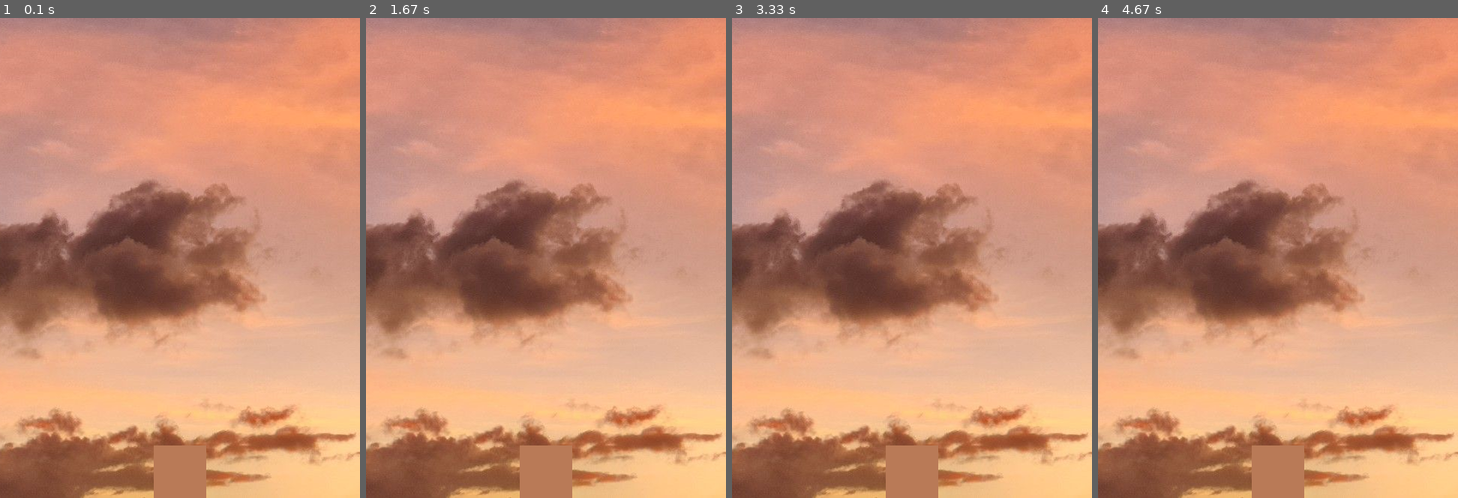
Above: before the commit, frames 1-4 (left to right).
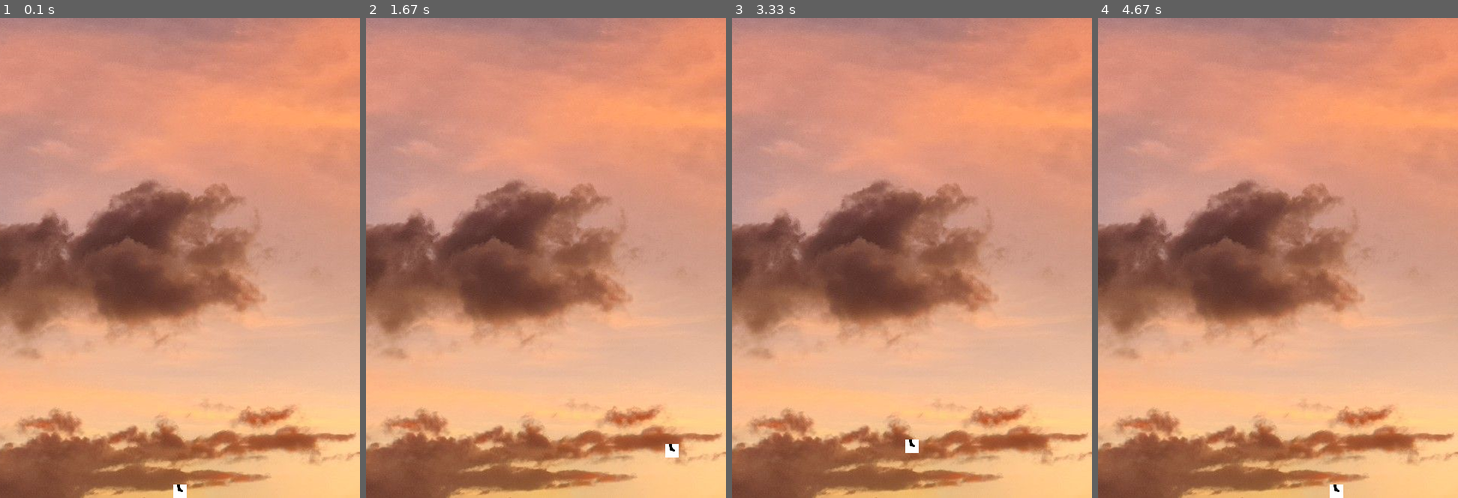
Above: after the commit, the same moments.

Repository: MissionNA/python
Game: pygame game, started from pygame_basic/4_keyboard_event.py
Same seed, same stepped clock (60 frames per second), same inputs: the game is played once before the commit and once after it.
Inputs:
- Up to frame 1 (0.1 s): no input
- Up to frame 2 (1.67 s): hold Right 0.33-0.8 s; hold Up 0.83-1.13 s; hold Right 1.17-1.63 s
- Up to frame 3 (3.33 s): hold Left 1.67-2.2 s; hold Down 2.23-2.53 s; hold Left 2.57-2.97 s; hold Up from 3 s (still down)
- Up to frame 4 (4.67 s): release Up at 3.37 s; hold Right 3.4-4.03 s; hold Down 4.07-4.43 s; hold Left from 4.47 s (still down)

The runs differ from the first frame. In frame 1, 1.3% of the frame differs, in the area x 42-58%, y 89-100%; in frame 2, 1.4%, in the area x 42-87%, y 88-100%; in frame 3, 1.4%; in frame 4, 1.4%.

Commit message:
2023-02-11

Diff:
--- a/pygame_basic/3_main_sprite.py
+++ b/pygame_basic/4_keyboard_event.py
@@ -1,5 +1,4 @@
 import pygame
-
 pygame.init #반드시 초기화해주기
 
 #화면크기 설정
@@ -8,14 +7,14 @@
 screen = pygame.display.set_mode((screen_width,screen_heigth)) #튜플로 고정함
 
 #화면 타이틀 설정
-pygame.display.set_caption('천문걸 게임') #게임이름
+pygame.display.set_caption('한문철 게임') #게임이름
 
 #배경이미지 불러오기
 background=pygame.image.load('D:\python\pygame_basic\\background.png')
 
 
 # 캐릭터 불러오기
-character=pygame.image.load('D:\python\pygame_basic\\character.png')
+character=pygame.image.load('D:\python\pygame_basic\\hharacter.png')
 character_size=character.get_rect().size #이미지크기 구하기
 character_width=character_size[0] #캐릭터 가로크기
 character_heigth=character_size[1] #캐릭터 세로크기
@@ -26,6 +25,11 @@
 
 
 
+# 이동할 좌표
+to_x = 0
+to_y = 0
+
+
 
 #이벤트 루프
 running = True #게임이 진행중인가?
@@ -33,6 +37,40 @@
     for event in pygame.event.get(): #어떤 이벤트(동작)가 발생하였는가?
         if event.type == pygame.QUIT: #창이 닫히는 이벤트가 발생하였는가?
             running=False #게임이 진행중이 아님
+
+        if event.type == pygame.KEYDOWN:
+            if event.key == pygame.K_LEFT:
+                to_x -= 3
+            elif event.key == pygame.K_RIGHT:
+                to_x += 3
+            elif event.key == pygame.K_UP:
+                to_y -= 3
+            elif event.key == pygame.K_DOWN:
+                to_y += 3
+
+        if event.type == pygame.KEYUP:
+            if event.key == pygame.K_LEFT or event.key == pygame.K_RIGHT:
+                    to_x =0
+            elif event.key == pygame.K_UP or event.key == pygame.K_DOWN:
+                    to_y =0
+    character_x_pos += to_x
+    character_y_pos += to_y
+
+
+
+    if  character_x_pos <0:
+        character_x_pos = 0
+    elif character_x_pos >screen_width - character_width:
+        character_x_pos = screen_width - character_width
+
+    if  character_y_pos <0:
+        character_y_pos = 0
+    elif character_y_pos >screen_heigth - character_heigth:
+        character_y_pos = screen_heigth - character_heigth
+
+
+
+
 
 
     screen.blit(background,(0,0)) #배경 그리기
Binary file changed: pygame_basic/character.png
Binary file added: pygame_basic/hharacter.png
Not shown, removed: pygame_basic/game.lua
